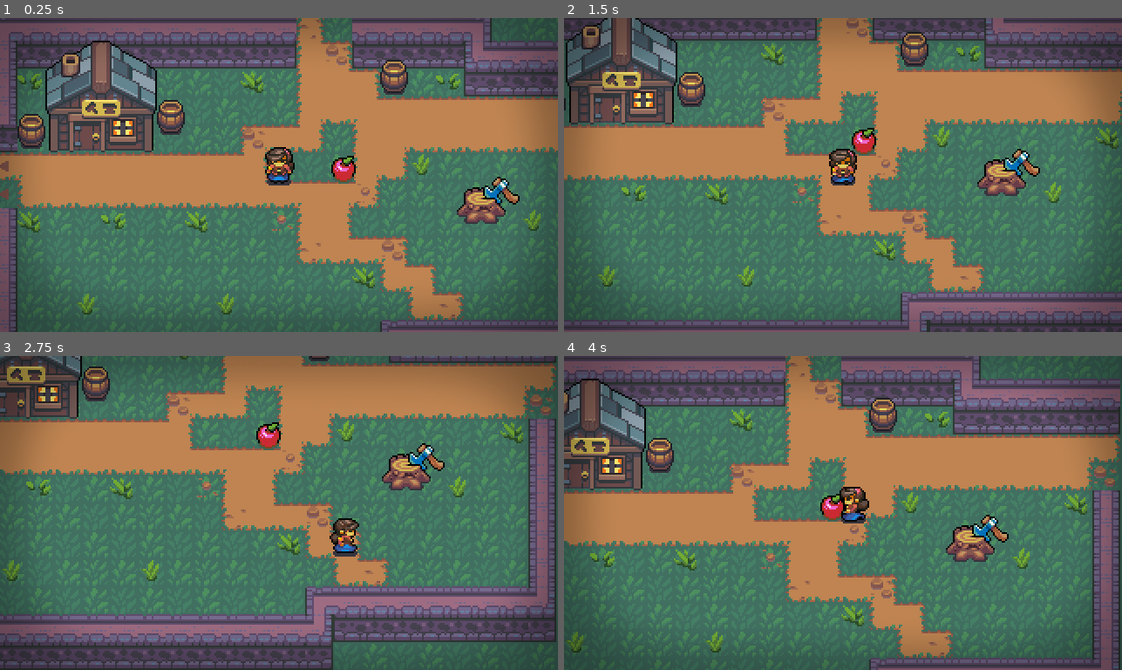
Above: before the commit, frames 1-4 (two rows, left to right).
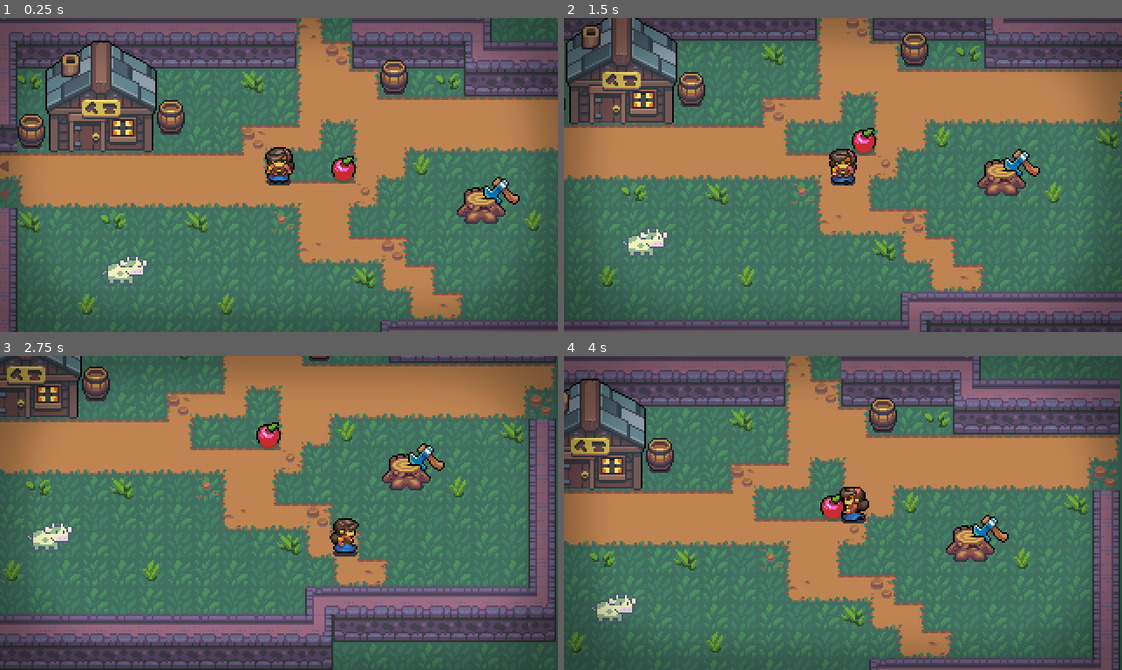
Above: after the commit, the same moments.

Repository: KenzieLippa/TwistedValley
Game: Godot game, scene res://World/Locations/Town.tscn
Two runs of this game, one before a commit and one after it. Both use one fixed random seed, a clock stepped at 60 frames per second and the inputs below. Sound files missing from this copy of the repository are replaced by a short silence.
Inputs:
- Up to frame 1 (0.25 s): no input
- Up to frame 2 (1.5 s): tap Enter (ui_accept) at 0.5, 0.77 s; hold Right (ui_right) 0.53-1.28 s; hold Down (ui_down) from 1.28 s (still down)
- Up to frame 3 (2.75 s): tap Enter (ui_accept) at 1.52 s; release Down (ui_down) at 2.03 s; hold Right (ui_right) from 2.03 s (still down)
- Up to frame 4 (4 s): release Right (ui_right) at 2.78 s; hold Up (ui_up) 2.78-3.53 s; tap Enter (ui_accept) at 3.02, 3.77 s; hold Left (ui_left) from 3.53 s (still down)

The runs differ from the first frame. In frame 1, 0.4% of the frame differs, in the area x 18-27%, y 75-85%; in frame 2, 0.4%, in the area x 10-19%, y 66-77%; in frame 3, 0.4%; in frame 4, 0.4%.

Commit message:
cow plays animation when touched
not sure i will commit to this particular setup or not, will have to impliment more as time goes on

Diff:
--- a/NPC/Animal/Animal.gd
+++ b/NPC/Animal/Animal.gd
@@ -5,5 +5,35 @@
 export(String) var animalName
 export(String, MULTILINE) var description
 
+onready var animation_player = $AnimationPlayer
+
+signal animation_finished #creating our own class here
+
 func _run_interaction():
 	pass
+
+
+#should have put this all in a parent class, perhaps wld be smart to do in future
+func _ready() -> void:
+	#connecting to our own self in the emmit and then sending th signal out ourselves too
+	animation_player.connect("animation_finished", self, "_on_animation_finished")
+	#on animation finished then it passes an argument out
+	#trying to emit signal based on the animation finished
+	#so need a custom func
+
+#eventually may try to integrate this but not sure entirely how it works
+#cld always re-watch the video and repurpose it
+##handeling animations, reusing code that is in battle animations
+#func get_current_animation_length() -> float:
+#	#if you set th playback speed then you have to account for it when u get th length
+#	return animation_player.current_animation_length / animation_player.playback_speed
+##how long apparoach animations ect to see how long we shld move along the ground for
+#
+#func play(animation_name : String) -> void:
+#	#if we try to play an animation tht doesnt exist then error
+#	assert(animation_player.has_animation(animation_name)) #tried to play animaiton we dnt have
+#	animation_player.play(animation_name)
+#
+#func _on_animation_finished(animation_name : String) -> void:
+#	emit_signal("animation_finished") #emits the signal so you dont have to worry about emiting and looking for th wrong ones
+#
--- /dev/null
+++ b/NPC/Animal/GreenCow.gd
@@ -0,0 +1,20 @@
+extends Animal
+
+#onready var cow_animation_player = $AnimationPlayer
+onready var timer = $Timer
+
+
+func _run_interaction():
+	#print("MOOOOO")
+	#Events.emit_signal("request_show_message", "I am a magical cow \n I say moo")
+	#plays the love animation
+	animation_player.play("Love")
+	#can make more efficient later but rn just yield on timer
+	timer.start(1.0)
+	yield(timer, "timeout")
+	#when its done want to play idle
+	animation_player.play("Idle") #will need ability to yield on animations
+
+	#will want to be able to feed the cow
+
+	#will want the cow to have health
--- a/NPC/Animal/GreenCow.tscn
+++ b/NPC/Animal/GreenCow.tscn
@@ -1,7 +1,8 @@
-[gd_scene load_steps=14 format=2]
+[gd_scene load_steps=15 format=2]
 
 [ext_resource path="res://NPC/Animal/Animal.tscn" type="PackedScene" id=1]
 [ext_resource path="res://PlaceHolderAssets/SproutLandsSprites/characters/Animal SpriteSheets/cow/Green cow animation sprites.png" type="Texture" id=2]
+[ext_resource path="res://NPC/Animal/GreenCow.gd" type="Script" id=3]
 
 [sub_resource type="Animation" id=2]
 resource_name = "Chew"
@@ -169,6 +170,8 @@
 height = 5.96107
 
 [node name="GreenCow" instance=ExtResource( 1 )]
+collision_layer = 9
+script = ExtResource( 3 )
 
 [node name="Sprite" parent="." index="0"]
 position = Vector2( 0, -12 )
@@ -194,3 +197,5 @@
 position = Vector2( 1, -6 )
 rotation = -1.57876
 shape = SubResource( 1 )
+
+[node name="Timer" type="Timer" parent="." index="3"]
--- a/World/Locations/Town.tscn
+++ b/World/Locations/Town.tscn
@@ -15,6 +15,7 @@
 [ext_resource path="res://World/Locations/BlacksmithHome.tscn" type="PackedScene" id=13]
 [ext_resource path="res://World/Tiles/DetailTiles.tscn" type="PackedScene" id=14]
 [ext_resource path="res://World/Tiles/GrassTiles.tscn" type="PackedScene" id=15]
+[ext_resource path="res://NPC/Animal/GreenCow.tscn" type="PackedScene" id=16]
 
 [node name="Town" type="YSort"]
 script = ExtResource( 10 )
@@ -74,4 +75,7 @@
 
 [node name="OverworldUI" parent="." instance=ExtResource( 7 )]
 
+[node name="GreenCow" parent="." instance=ExtResource( 16 )]
+position = Vector2( 61, 139 )
+
 [editable path="Door"]
Not shown: 1 places in World/Locations/Town.tscn that only renumber resources
